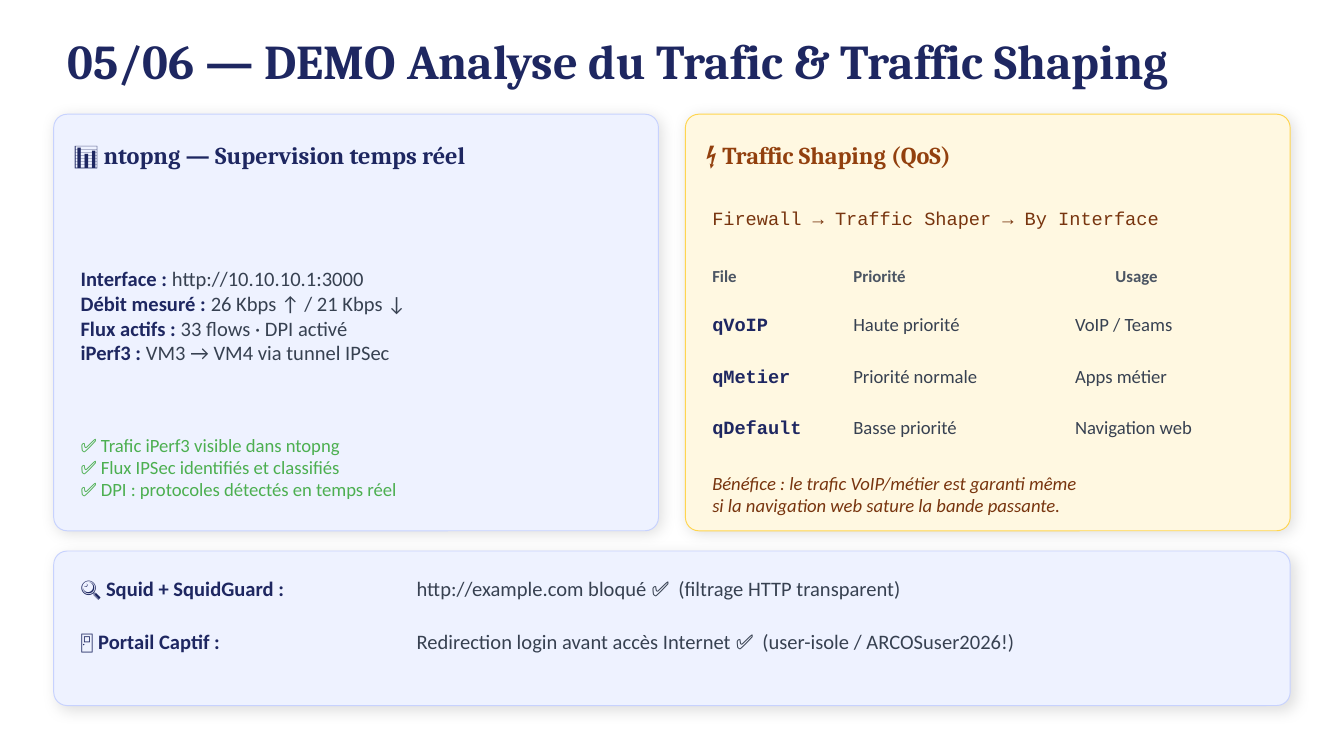
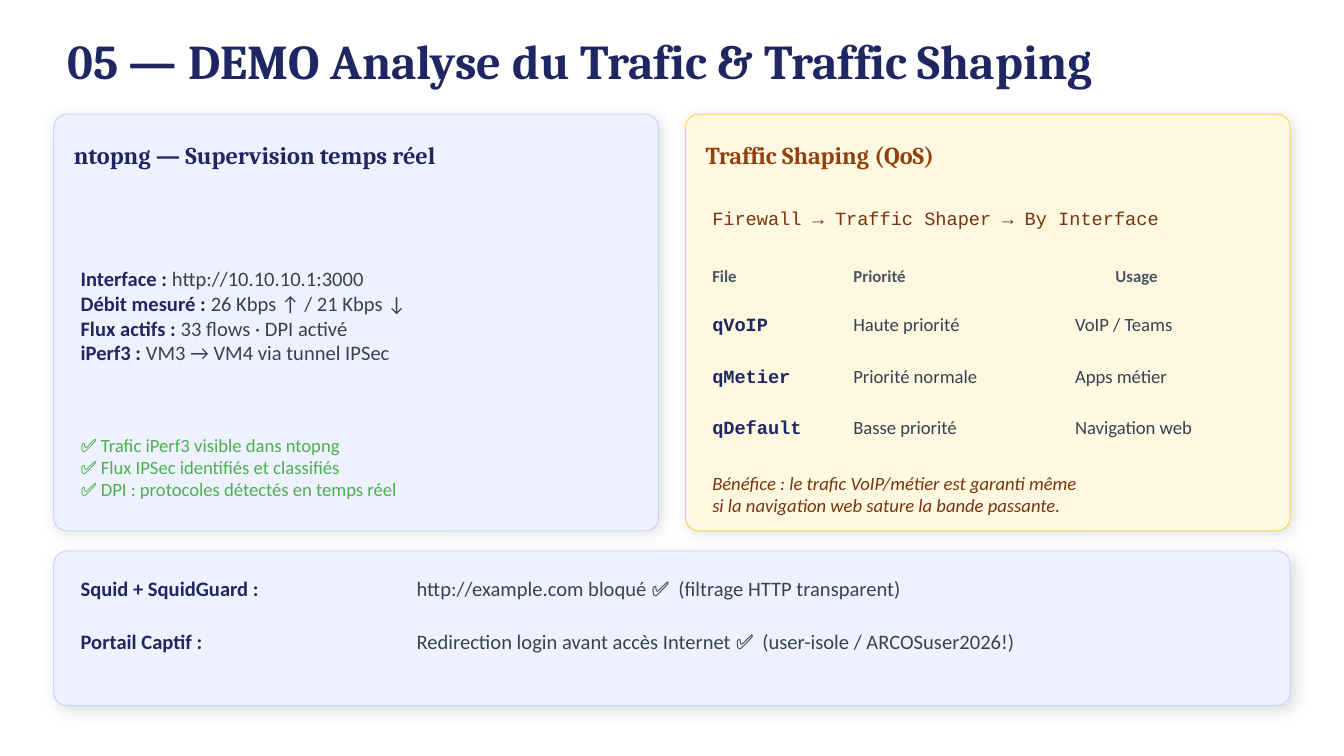
Before and after one commit to Adri1-rvt/ARCOS, a slide deck: slide 11 of ARCOS_Presentation.pptx. Drawn at 1344x756 pixels with LibreOffice and Linux fonts; fonts in the diff are those of the drawing. Boxes give left, top, right and bottom in pixels: in the first picture for what was removed or moved away, otherwise in the second. Text is boxed around its words. In the diff, an @@ line names an element or a change of style, - is before the commit and + after.

```diff
--- a/ARCOS_Presentation.pptx
+++ b/ARCOS_Presentation.pptx
@@ text at (x1=67, y1=44, x2=1092, y2=90): text changed @@
-05/06 — DEMO Analyse du Trafic & Traffic Shaping
+05 — DEMO Analyse du Trafic & Traffic Shaping
@@ text at (x1=74, y1=147, x2=435, y2=170): text changed @@
-📊 ntopng — Supervision temps réel
+ntopng — Supervision temps réel
@@ text at (x1=706, y1=146, x2=934, y2=170): text changed @@
-⚡ Traffic Shaping (QoS)
+Traffic Shaping (QoS)
@@ text at (x1=81, y1=581, x2=248, y2=600): text changed @@
-🔍 Squid + SquidGuard :
+Squid + SquidGuard :
@@ text at (x1=81, y1=634, x2=192, y2=653): text changed @@
-🚪 Portail Captif :
+Portail Captif :
```
Also in this commit, not shown: 13 other slides changed, 8 other files.
